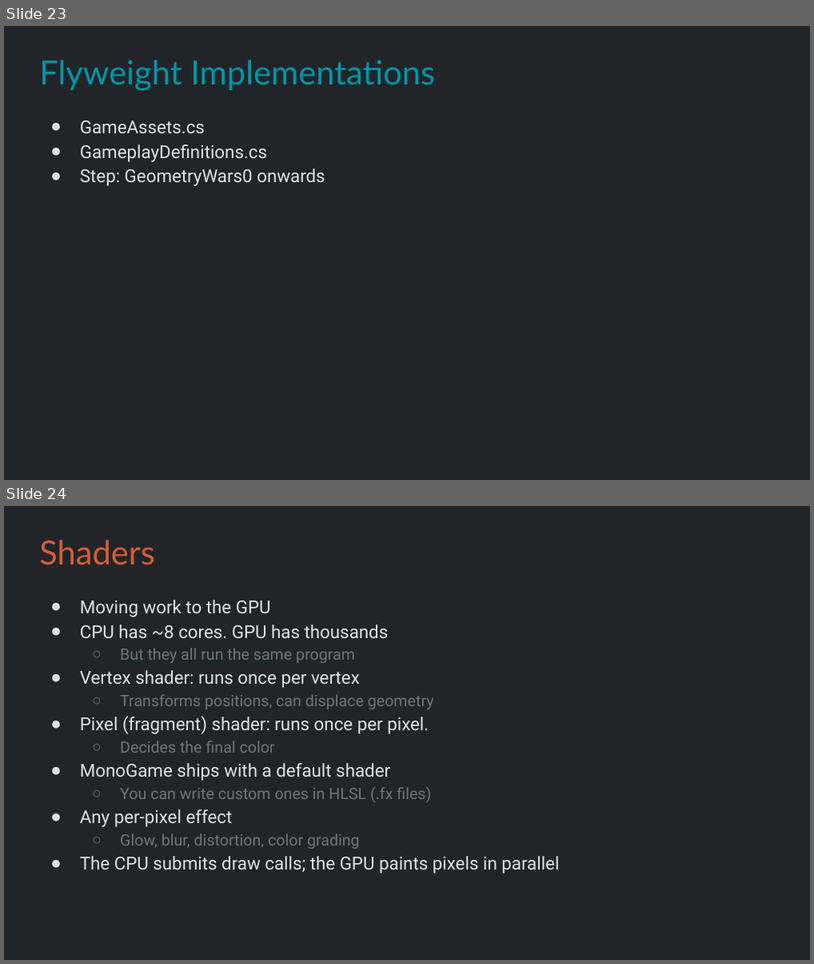
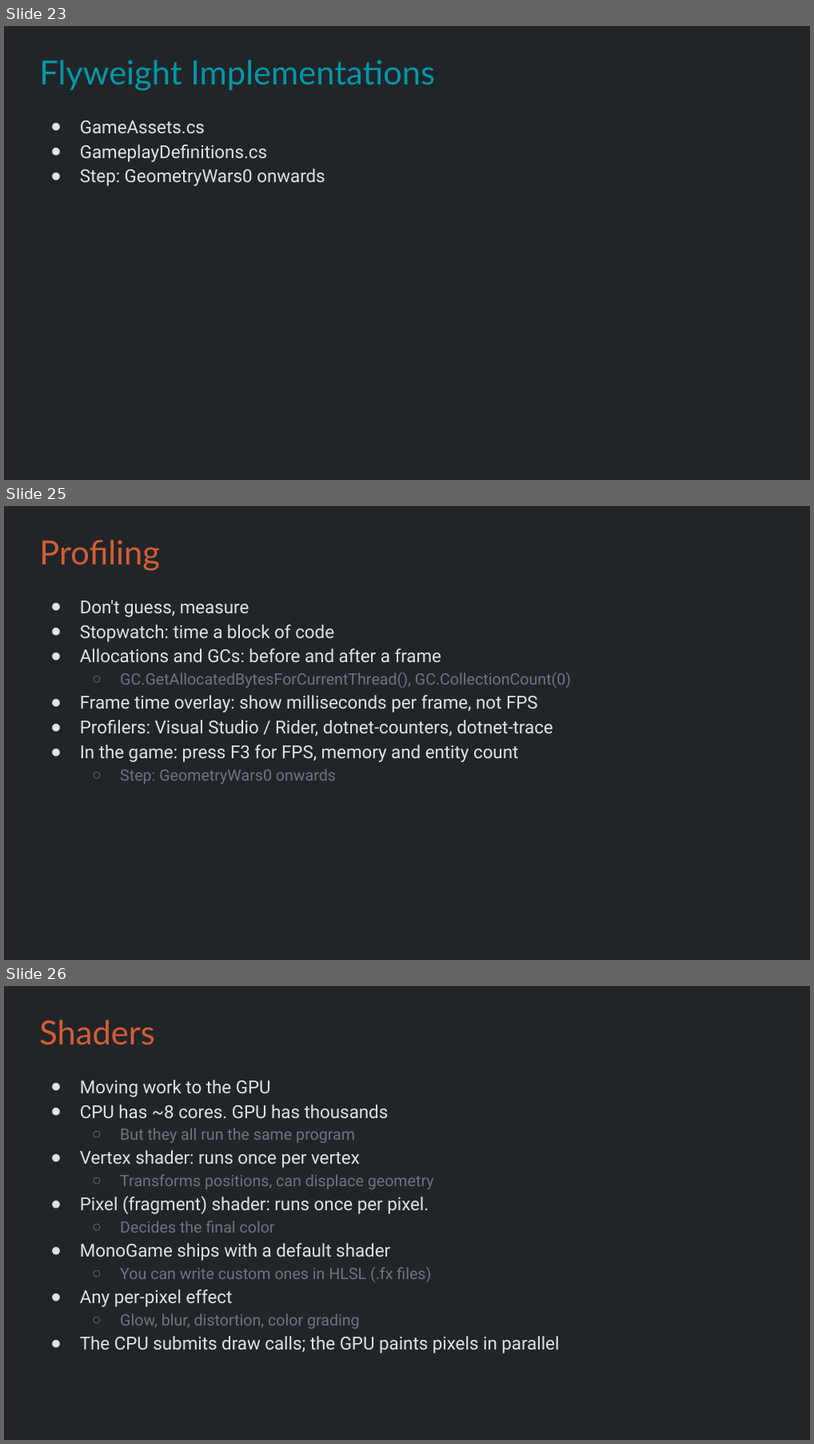
Before and after one commit to Metamate/gar, a slide deck: slides/09 Geometry Wars.pptx. Shown one above the other, each under a label of ours: slides 23 and 24 before the commit, slides 23, 25 and 26 after it; the slides between them are not shown. The pictures are 814x964 and 814x1444 pixels, drawn with LibreOffice and Linux fonts; fonts in the diff are those of the drawing. Boxes give left, top, right and bottom in pixels: in the first picture for what was removed or moved away, otherwise in the second. Text is boxed around its words. In the diff, an @@ line names an element or a change of style, - is before the commit and + after.

```diff
--- a/slides/09 Geometry Wars.pptx
+++ b/slides/09 Geometry Wars.pptx
@@ slide 25 added at [4, 506, 810, 960], background #212529 @@
@@ title added at [39, 540, 160, 571], 29.7 pt, text #D45D35 @@
+Profiling
@@ text added at [80, 600, 571, 784], 16 pt, text #DEE2E6 @@
+● Don't guess, measure
+● Stopwatch: time a block of code
+● Allocations and GCs: before and after a frame
+  ○ GC.GetAllocatedBytesForCurrentThread(), GC.CollectionCount(0)
+● Frame time overlay: show milliseconds per frame, not FPS
+● Profilers: Visual Studio / Rider, dotnet-counters, dotnet-trace
+● In the game: press F3 for FPS, memory and entity count
+  ○ Step: GeometryWars0 onwards
@@ what was slide 24 is now slide 26 @@
```
Also in this commit, not shown: 2 slides changed, 3 other slides added, 1 other file.
